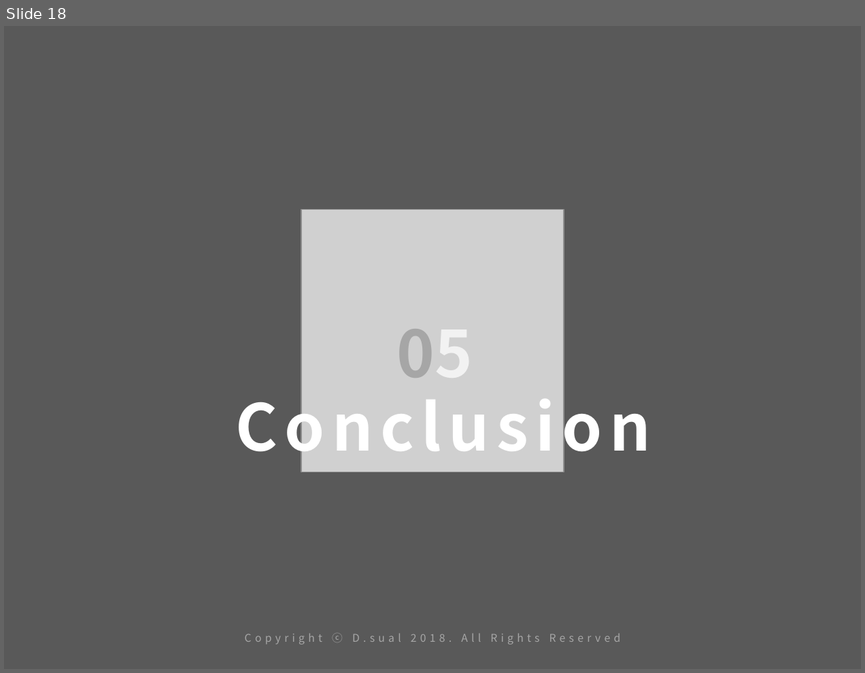
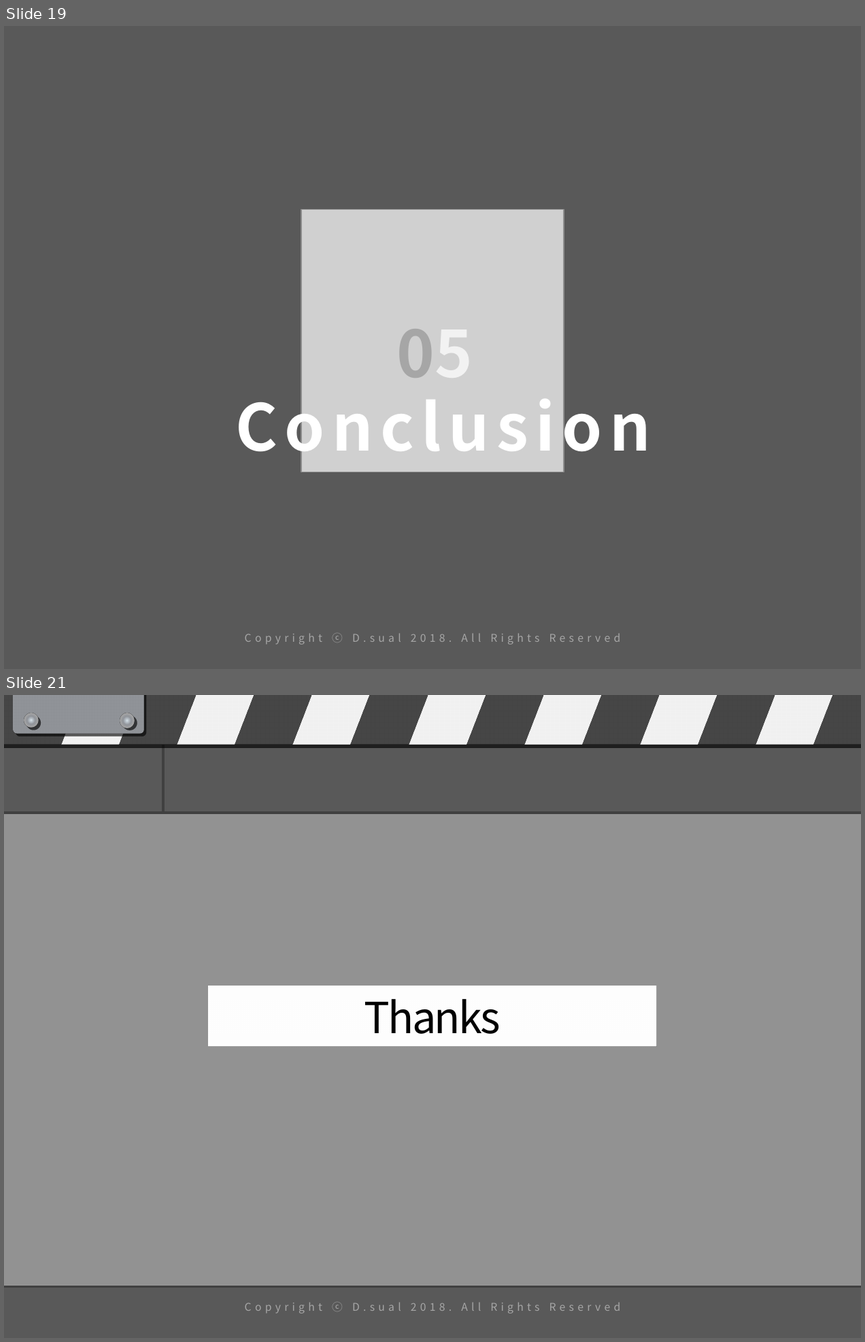
Before and after one commit to asmath472/21SRproject, a slide deck: R final presentation.pptx. Shown one above the other, each under a label of ours: slide 18 before the commit, slides 19 and 21 after it; the slides between them are not shown. The pictures are 865x673 and 865x1342 pixels, drawn with LibreOffice and Linux fonts; fonts in the diff are those of the drawing; grey boxes stand for pictures. Boxes give left, top, right and bottom in pixels: in the first picture for what was removed or moved away, otherwise in the second. Text is boxed around its words. In the diff, an @@ line names an element or a change of style, - is before the commit and + after.

```diff
--- a/R final presentation.pptx
+++ b/R final presentation.pptx
@@ slide 21 added at [4,695,861,1338], background #595959; not listed: 1 template element that a slide beside it also shows @@
@@ rectangle added at [4,695,861,745], fill #404040 @@
@@ rounded rectangle added at [14,695,143,734], fill #92959B @@
@@ ellipse added at [24,713,38,728], fill gradient #D7E2EA to #B6BEC5 to #92959B to #A6A6A6 to #595959 @@
@@ parallelogram added at [61,695,143,745], fill #FFFFFF @@
@@ ellipse added at [120,713,135,728], fill gradient #D7E2EA to #B6BEC5 to #92959B to #A6A6A6 to #595959 @@
@@ parallelogram added at [177,695,258,745], fill #FFFFFF @@
@@ parallelogram added at [293,695,374,745], fill #FFFFFF @@
@@ parallelogram added at [409,695,490,745], fill #FFFFFF @@
@@ parallelogram added at [524,695,606,745], fill #FFFFFF @@
@@ parallelogram added at [640,695,721,745], fill #FFFFFF @@
@@ parallelogram added at [755,695,837,745], fill #FFFFFF @@
@@ line added from (163, 745) to (163, 813), #404040 2 pt @@
@@ rounded rectangle added at [4,813,861,1286], fill #FFFFFF at 35% opacity @@
@@ line added from (4, 813) to (861, 813), #404040 2 pt @@
@@ rectangle added at [209,986,656,1047], fill #FFFFFF, outline #000000 0.75 pt, 36 pt, text #000000 @@
+Thanks
@@ line added from (4, 1286) to (861, 1286), #404040 2 pt @@
@@ what was slide 18 is now slide 19 @@
```
Also in this commit, not shown: 2 other slides added, 1 slide removed.
